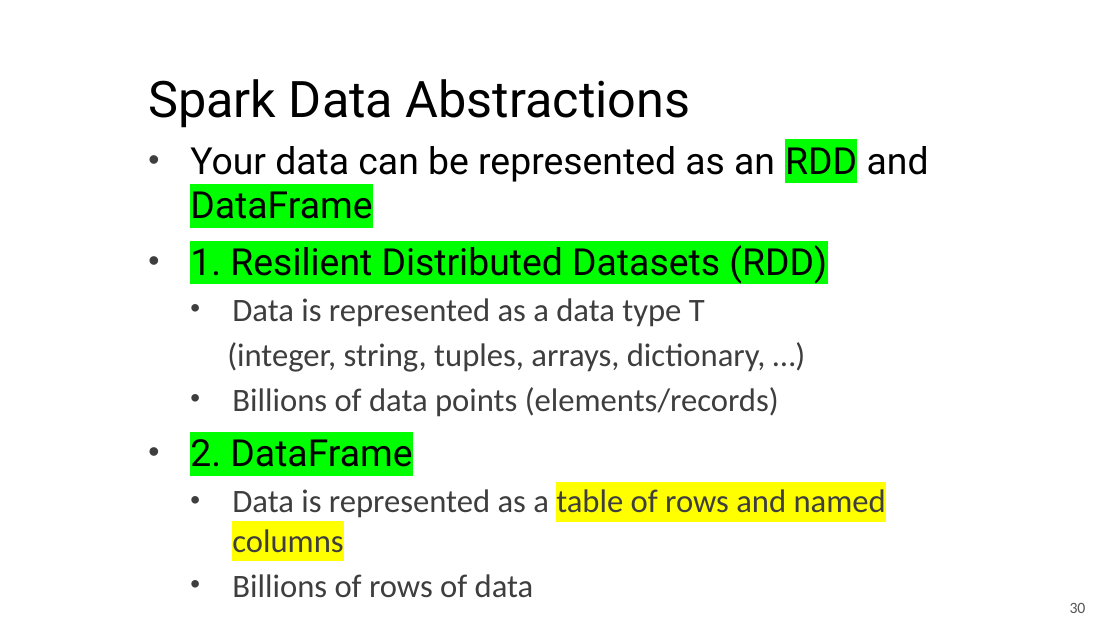
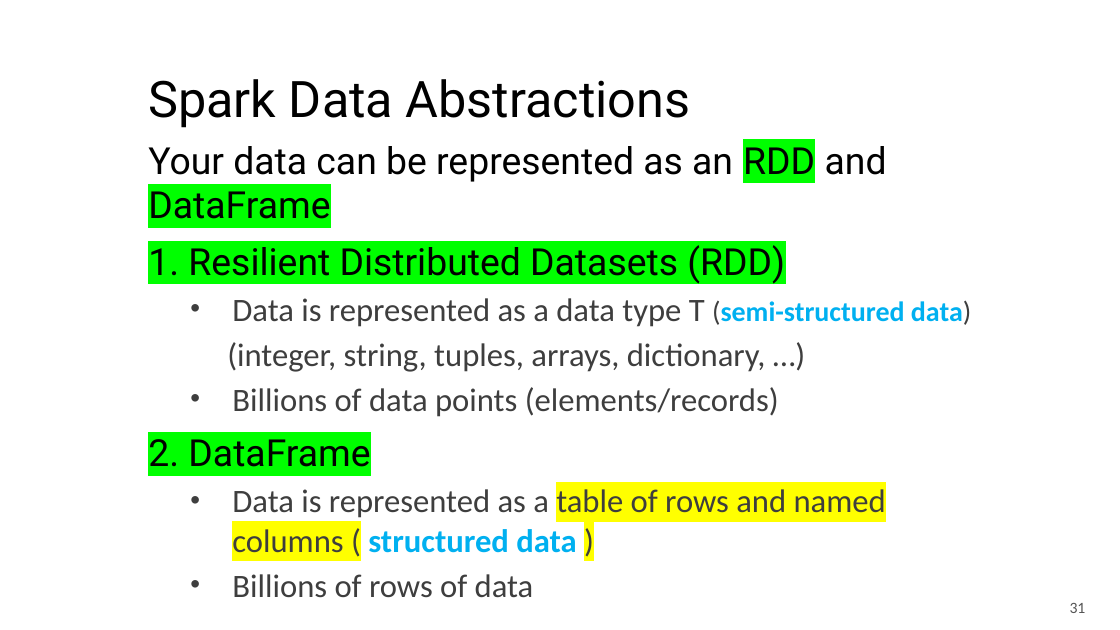
Before and after one commit to mahmoudparsian/big-data-modeling, a slide deck: slide 31 of course_information/COURSE_OUTLINE_10_WEEKS.pptx (slide 30 before the commit). Drawn at 1120x630 pixels with LibreOffice and Linux fonts; fonts in the diff are those of the drawing; background and template pictures are left out. Boxes give left, top, right and bottom in pixels: in the first picture for what was removed or moved away, otherwise in the second. Text is boxed around its words. In the diff, an @@ line names an element or a change of style, - is before the commit and + after.

```diff
--- a/course_information/COURSE_OUTLINE_10_WEEKS.pptx
+++ b/course_information/COURSE_OUTLINE_10_WEEKS.pptx
@@ subtitle at [148,146,887,467]: bullet • to none @@
@@ subtitle at [232,298,971,327]: text changed @@
-  • Data is represented as a data type T
+  • Data is represented as a data type T (semi-structured data)
@@ subtitle at [232,489,886,553]: text changed @@
-  • Data is represented as a table of rows and named columns
+  • Data is represented as a table of rows and named columns ( structured data )
@@ page number at [1070,603,1086,613]: text changed @@
-30
+31
```
Also in this commit, not shown: 1 slide added, 1 other file.
